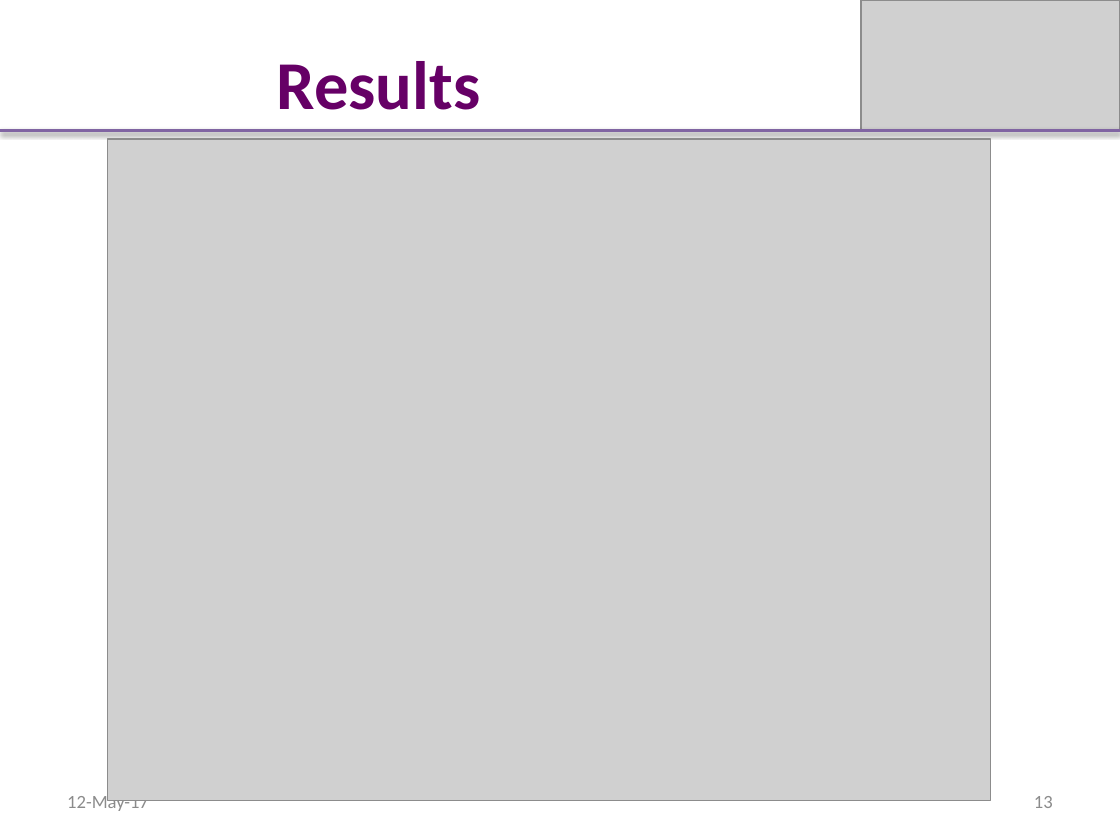
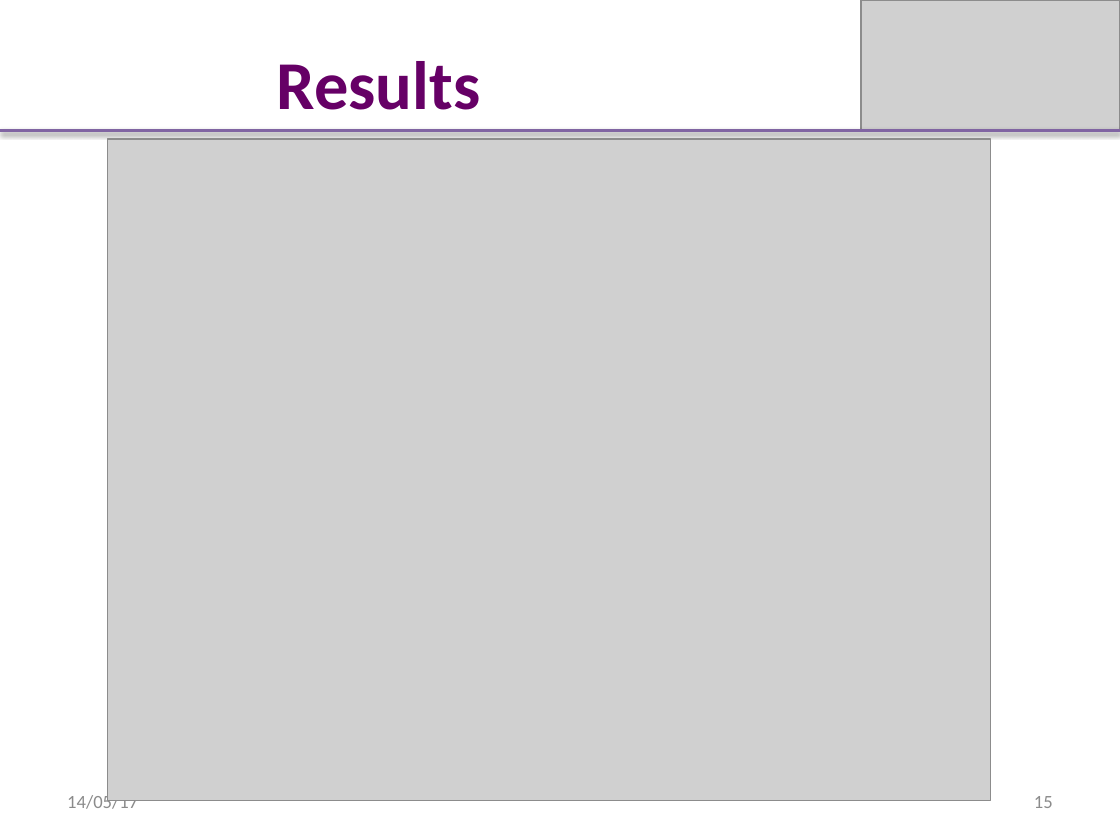
Before and after one commit to InternetOfTrash/iot-docs, a slide deck: slide 15 of presentation_15may.pptx (slide 13 before the commit). Drawn at 1120x840 pixels with LibreOffice and Linux fonts; fonts in the diff are those of the drawing; grey boxes stand for pictures. Boxes give left, top, right and bottom in pixels: in the first picture for what was removed or moved away, otherwise in the second. Text is boxed around its words. In the diff, an @@ line names an element or a change of style, - is before the commit and + after.

```diff
--- a/presentation_15may.pptx
+++ b/presentation_15may.pptx
@@ text at [67, 793, 138, 809]: text changed @@
-12-May-17
+14/05/17
@@ page number at [1034, 796, 1053, 808]: text changed @@
-13
+15
```
Also in this commit, not shown: 16 other slides changed, 2 slides added.
